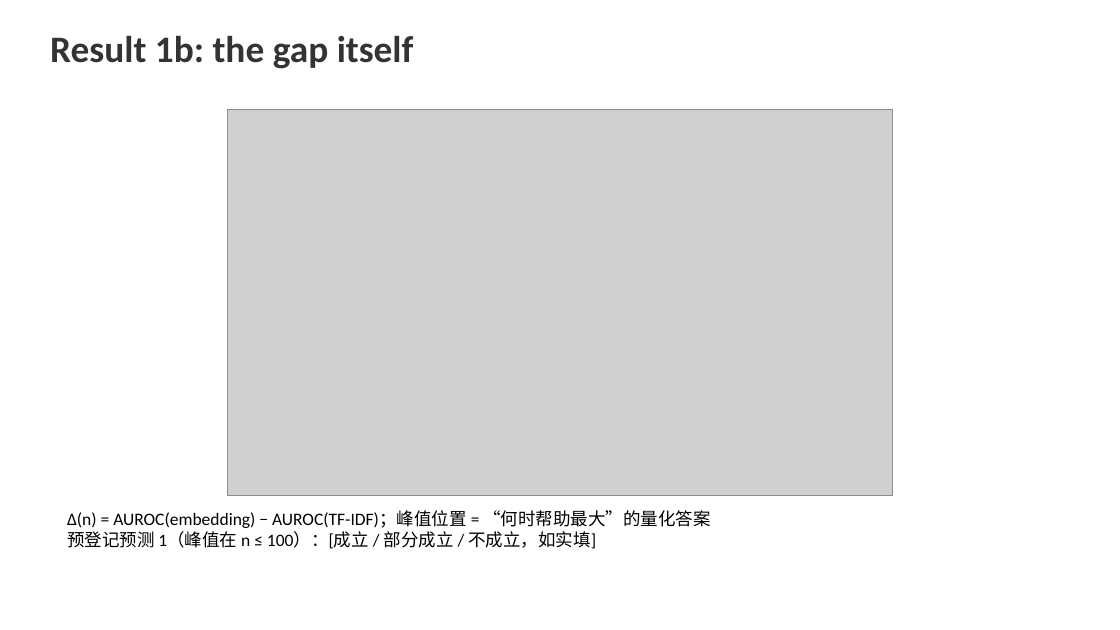
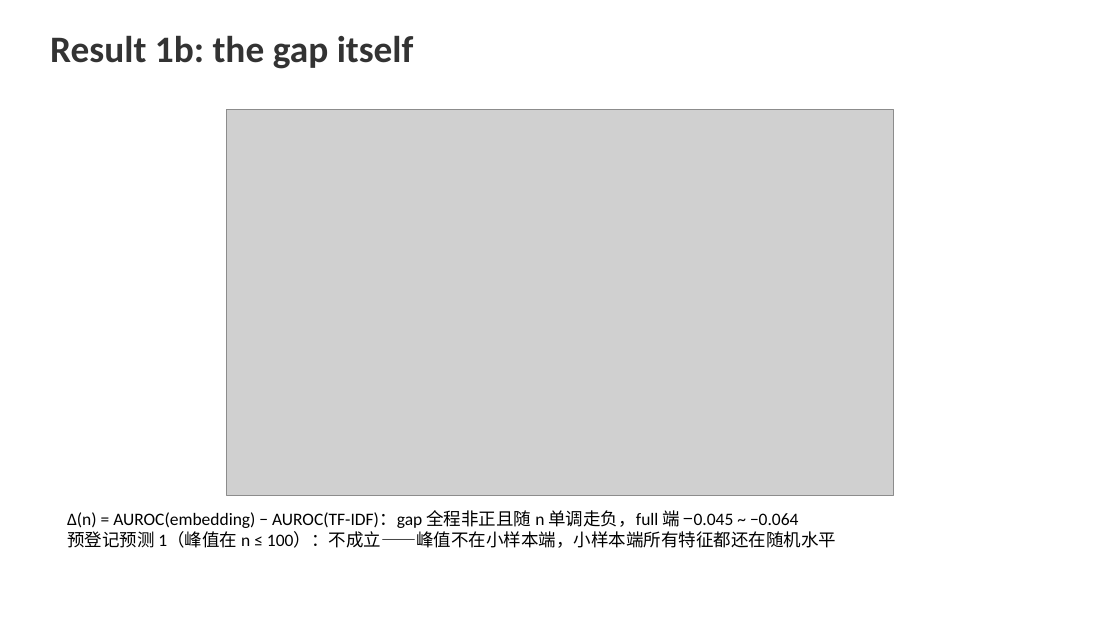
Before and after one commit to FauReam/text-monitor-436, a slide deck: slide 5 of slides/final.pptx. Drawn at 1120x630 pixels with LibreOffice and Linux fonts; fonts in the diff are those of the drawing; grey boxes stand for pictures. Boxes give left, top, right and bottom in pixels: in the first picture for what was removed or moved away, otherwise in the second. Text is boxed around its words. In the diff, an @@ line names an element or a change of style, - is before the commit and + after.

Commit message:
v2 标签修复版全量结果：E1–E6 完成，三条预登记预测最终判定
数据（修复 075fad3 后的重跑）：PRM800K 二分类 911,867 行（错例 27.9%，
修掉 chosen-only 的 99.8% 退化），train/test = 632,422/190,573（按题目分组）；
迁移集 Math-Shepherd 613,666 步。

最终判定（v1 结果全部作废，含 41c45f2 中 E6 的阴性口径）：
- 预测 1（小样本端 Δ 峰值非负）：不成立。n=20 各特征 ≈0.51 近随机；
  n≥50 起 TF-IDF 反超，full 端 Δ = −0.045~−0.064（SVM，CI 不含 0）。
- 预测 2（偏移下 Δ 仍为正）：部分成立。MATH→GSM8K 迁移端 bge-large
  +0.020 CI[0.018,0.021]、bge-base +0.006 CI[0.004,0.008] 显著正，
  MiniLM 跨 0；复合偏移不作单因素归因。
- 预测 3（扰动下 embedding 衰减 ≤ TF-IDF）：成立，效应量小（衰减均 ≤0.007）。

其他：E5 拒答 risk@cov=1.0 TF-IDF 0.271 略优；E6 ρ=0.900 (p=0.037, n=4)
同号初步观察；robustness_balance_check 补查（50/50 重采样与
class_weight=balanced 下 AUROC 变化 <0.01，回应训练集不平衡质疑）。
bge-large 尾部文本 fp16 编码（ST_FP16=1，与 fp32 余弦 >0.9997）。
final.pptx 填入真实数字；README 结果节重写为 v2 口径。

```diff
--- a/slides/final.pptx
+++ b/slides/final.pptx
@@ text at (67, 510, 836, 548): text changed @@
-Δ(n) = AUROC(embedding) − AUROC(TF-IDF)；峰值位置 = “何时帮助最大”的量化答案
-预登记预测 1（峰值在 n ≤ 100）：[成立 / 部分成立 / 不成立，如实填]
+Δ(n) = AUROC(embedding) − AUROC(TF-IDF)：gap 全程非正且随 n 单调走负，full 端 −0.045 ~ −0.064
+预登记预测 1（峰值在 n ≤ 100）：不成立——峰值不在小样本端，小样本端所有特征都还在随机水平
```
Also in this commit, not shown: 7 other slides changed, 2 slides added, 2 slides removed, 44 other files.
